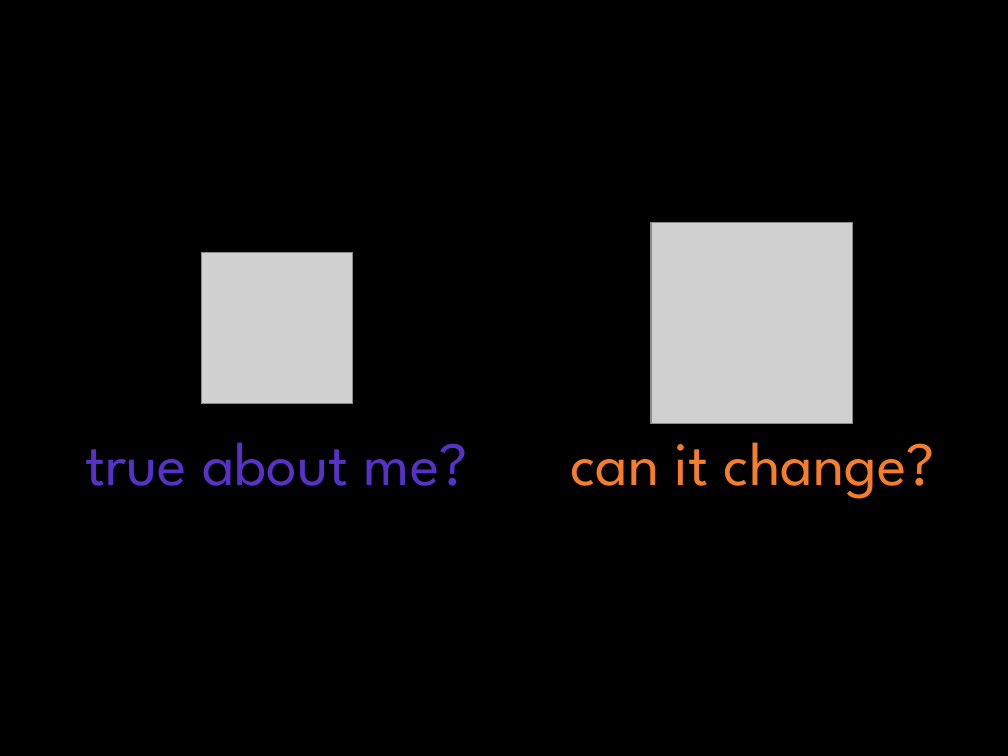
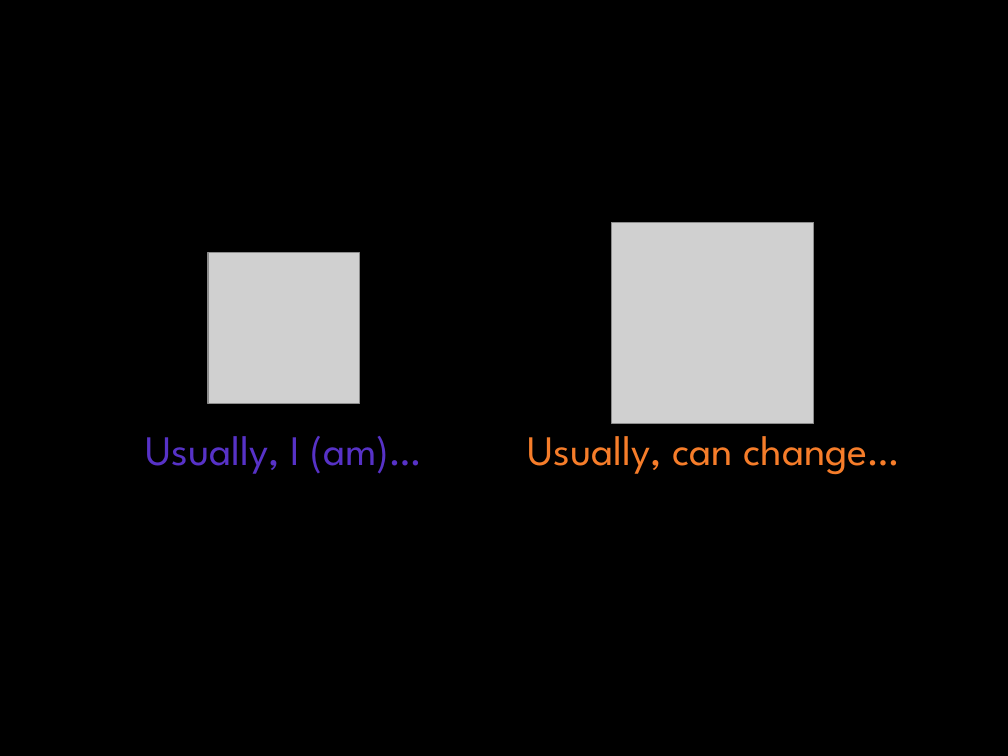
Before and after one commit to dsnlab/svc-wellbeing, a slide deck: slide 2 of SVC_Instructions.pptx. Drawn at 1008x756 pixels with LibreOffice and Linux fonts; fonts in the diff are those of the drawing; grey boxes stand for pictures. Boxes give left, top, right and bottom in pixels: in the first picture for what was removed or moved away, otherwise in the second. Text is boxed around its words. In the diff, an @@ line names an element or a change of style, - is before the commit and + after.

```diff
--- a/SVC_Instructions.pptx
+++ b/SVC_Instructions.pptx
@@ picture: place and size @@
-picture at [651,222,853,423]
+picture at [612,222,813,423]
@@ picture: place and size @@
-picture at [202,253,353,404]
+picture at [208,253,359,404]
@@ text at [146,436,421,474]: text changed; size 44 to 30 pt @@
-true about me?
+Usually, I (am)…
@@ text at [528,423,900,475]: text changed; size 44 to 30 pt @@
-can it change?
+Usually, can change…
```
Also in this commit, not shown: 1 other slide changed, 1 slide added, 1 slide removed, 1 other file.
